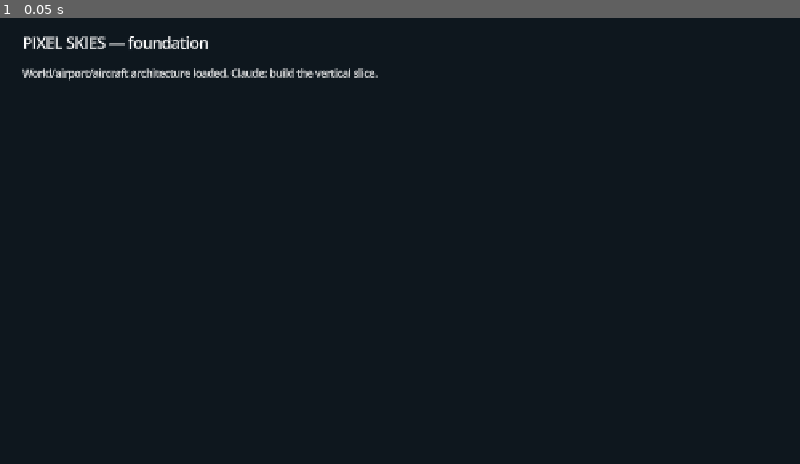
Above: before the commit, frame 1.
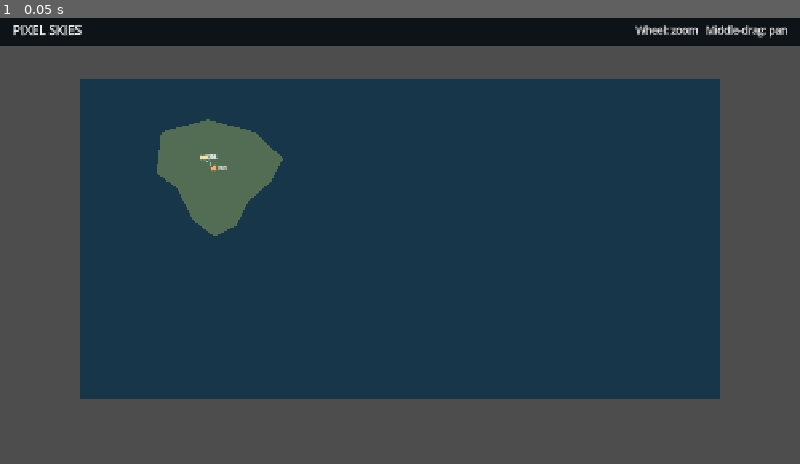
Above: after the commit, the same moment.

Repository: Wyocowboy307/pixel-skies
Game: Godot game, scene res://scenes/main.tscn
Same seed, same stepped clock (60 frames per second), same inputs: the game is played once before the commit and once after it.
Inputs:
- Up to frame 1 (0.05 s): no input

The runs differ from the first frame. In frame 1, 94% of the frame differs, in the area x 0-100%, y 1-100%.

Commit message:
Add zoomable world-map scaffold and build roadmap

Diff:
--- a/scenes/main.tscn
+++ b/scenes/main.tscn
@@ -1,27 +1,42 @@
-[gd_scene load_steps=2 format=3]
+[gd_scene load_steps=4 format=3]
 
 [ext_resource path="res://scripts/main.gd" type="Script" id="1"]
+[ext_resource path="res://scripts/world/world_map_view.gd" type="Script" id="2"]
+[ext_resource path="res://scripts/world/world_camera.gd" type="Script" id="3"]
 
 [node name="Main" type="Node2D"]
 script = ExtResource("1")
 
-[node name="Background" type="ColorRect" parent="."]
+[node name="WorldMap" type="Node2D" parent="."]
+script = ExtResource("2")
+
+[node name="WorldCamera" type="Camera2D" parent="."]
+position = Vector2(1024, 512)
+zoom = Vector2(0.5, 0.5)
+position_smoothing_enabled = true
+position_smoothing_speed = 8.0
+script = ExtResource("3")
+
+[node name="HUD" type="CanvasLayer" parent="."]
+
+[node name="TopBar" type="ColorRect" parent="HUD"]
 offset_right = 1280.0
-offset_bottom = 720.0
-color = Color(0.055, 0.09, 0.12, 1.0)
+offset_bottom = 52.0
+color = Color(0.035, 0.055, 0.075, 0.92)
 mouse_filter = 2
 
-[node name="Title" type="Label" parent="."]
-offset_left = 36.0
-offset_top = 30.0
-offset_right = 420.0
-offset_bottom = 72.0
-text = "PIXEL SKIES — foundation"
-theme_override_font_sizes/font_size = 24
+[node name="Title" type="Label" parent="HUD"]
+offset_left = 20.0
+offset_top = 12.0
+offset_right = 320.0
+offset_bottom = 42.0
+text = "PIXEL SKIES"
+theme_override_font_sizes/font_size = 20
 
-[node name="Status" type="Label" parent="."]
-offset_left = 36.0
-offset_top = 84.0
-offset_right = 800.0
-offset_bottom = 130.0
-text = "World/airport/aircraft architecture loaded. Claude: build the vertical slice."
+[node name="Hint" type="Label" parent="HUD"]
+offset_left = 820.0
+offset_top = 15.0
+offset_right = 1260.0
+offset_bottom = 40.0
+text = "Wheel: zoom   Middle-drag: pan"
+horizontal_alignment = 2
--- a/scripts/main.gd
+++ b/scripts/main.gd
@@ -1,8 +1,4 @@
 extends Node2D
 
-const WorldProjection = preload("res://scripts/world/world_projection.gd")
-
 func _ready() -> void:
-    var bzn := Vector2(45.7775, -111.1520)
-    var p := WorldProjection.lat_lon_to_map(bzn.x, bzn.y, Vector2(2048.0, 1024.0))
-    print("Pixel Skies boot OK. BZN projected at ", p)
+    print("Pixel Skies foundation booted.")
--- /dev/null
+++ b/scripts/world/world_camera.gd
@@ -0,0 +1,31 @@
+class_name WorldCamera
+extends Camera2D
+
+const ZOOM_STOPS := [0.125, 0.25, 0.5, 1.0, 2.0, 4.0, 8.0]
+var zoom_index := 2
+var panning := false
+
+func _ready() -> void:
+    zoom = Vector2.ONE * float(ZOOM_STOPS[zoom_index])
+
+func _unhandled_input(event: InputEvent) -> void:
+    if event is InputEventMouseButton:
+        if event.button_index == MOUSE_BUTTON_WHEEL_UP and event.pressed:
+            _step_zoom(1)
+            get_viewport().set_input_as_handled()
+        elif event.button_index == MOUSE_BUTTON_WHEEL_DOWN and event.pressed:
+            _step_zoom(-1)
+            get_viewport().set_input_as_handled()
+        elif event.button_index == MOUSE_BUTTON_MIDDLE:
+            panning = event.pressed
+            get_viewport().set_input_as_handled()
+    elif event is InputEventMouseMotion and panning:
+        global_position -= event.relative / maxf(zoom.x, 0.001)
+        get_viewport().set_input_as_handled()
+
+func _step_zoom(direction: int) -> void:
+    var before := get_global_mouse_position()
+    zoom_index = clampi(zoom_index + direction, 0, ZOOM_STOPS.size() - 1)
+    zoom = Vector2.ONE * float(ZOOM_STOPS[zoom_index])
+    var after := get_global_mouse_position()
+    global_position += before - after
--- /dev/null
+++ b/scripts/world/world_map_view.gd
@@ -0,0 +1,49 @@
+class_name WorldMapView
+extends Node2D
+
+const GameDB = preload("res://scripts/data/game_db.gd")
+const WorldProjection = preload("res://scripts/world/world_projection.gd")
+
+const WORLD_SIZE := Vector2(2048.0, 1024.0)
+const OCEAN := Color("#17364a")
+const LAND_PLACEHOLDER := Color("#536c54")
+const ROUTE := Color("#8bc6d9")
+const AIRPORT := Color("#f4e2a1")
+const AIRPORT_MAJOR := Color("#f3ad63")
+
+var db := GameDB.new()
+
+func _ready() -> void:
+    db.load_all()
+    queue_redraw()
+
+func _draw() -> void:
+    draw_rect(Rect2(Vector2.ZERO, WORLD_SIZE), OCEAN)
+
+    # Deliberately crude foundation silhouette. Claude should replace this with
+    # preprocessed Natural Earth LOD geometry, not hand-maintain this polygon.
+    var north_america := PackedVector2Array([
+        Vector2(260, 170), Vector2(410, 130), Vector2(560, 170), Vector2(650, 255),
+        Vector2(610, 330), Vector2(540, 390), Vector2(500, 470), Vector2(430, 505),
+        Vector2(360, 450), Vector2(310, 350), Vector2(245, 300)
+    ])
+    draw_colored_polygon(north_america, LAND_PLACEHOLDER)
+
+    _draw_route("apt_bzn", "apt_bil")
+    _draw_route("apt_bzn", "apt_den")
+    _draw_route("apt_bil", "apt_den")
+
+    for airport in db.airports.values():
+        var pos := WorldProjection.lat_lon_to_map(float(airport["lat"]), float(airport["lon"]), WORLD_SIZE)
+        var radius := 8.0 if String(airport["tier"]) == "major" else 6.0
+        var color := AIRPORT_MAJOR if String(airport["tier"]) == "major" else AIRPORT
+        draw_circle(pos, radius, color)
+        draw_circle(pos, radius + 3.0, Color(color, 0.2), false, 2.0)
+        draw_string(ThemeDB.fallback_font, pos + Vector2(10, 5), String(airport["code"]), HORIZONTAL_ALIGNMENT_LEFT, -1, 16, Color.WHITE)
+
+func _draw_route(a_id: String, b_id: String) -> void:
+    var a: Dictionary = db.airports[a_id]
+    var b: Dictionary = db.airports[b_id]
+    var pa := WorldProjection.lat_lon_to_map(float(a["lat"]), float(a["lon"]), WORLD_SIZE)
+    var pb := WorldProjection.lat_lon_to_map(float(b["lat"]), float(b["lon"]), WORLD_SIZE)
+    draw_dashed_line(pa, pb, ROUTE, 2.0, 8.0, true)
Not shown, added: docs/ROADMAP_AND_TASKS.md
Not shown, added: docs/WEATHER_SYSTEM.md
